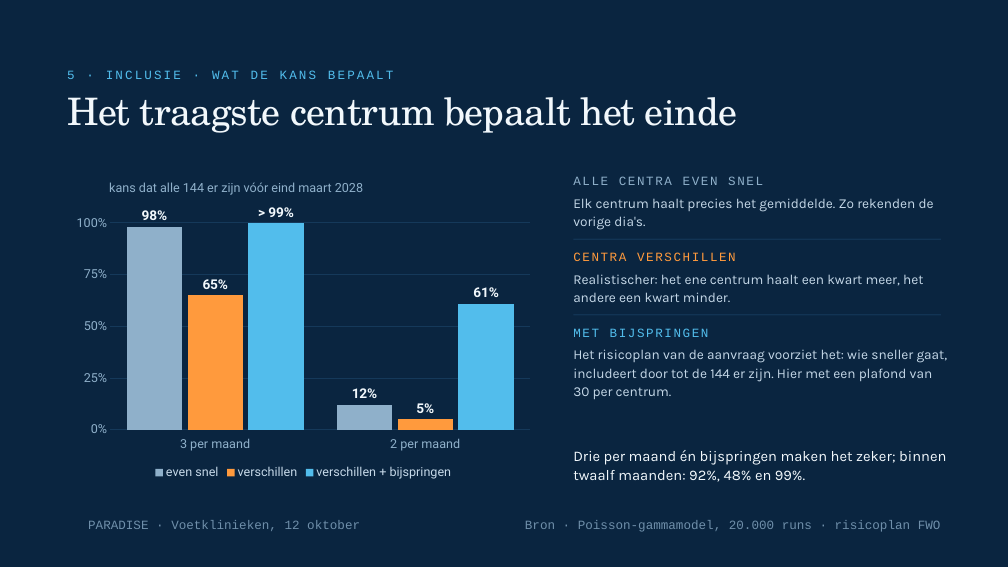
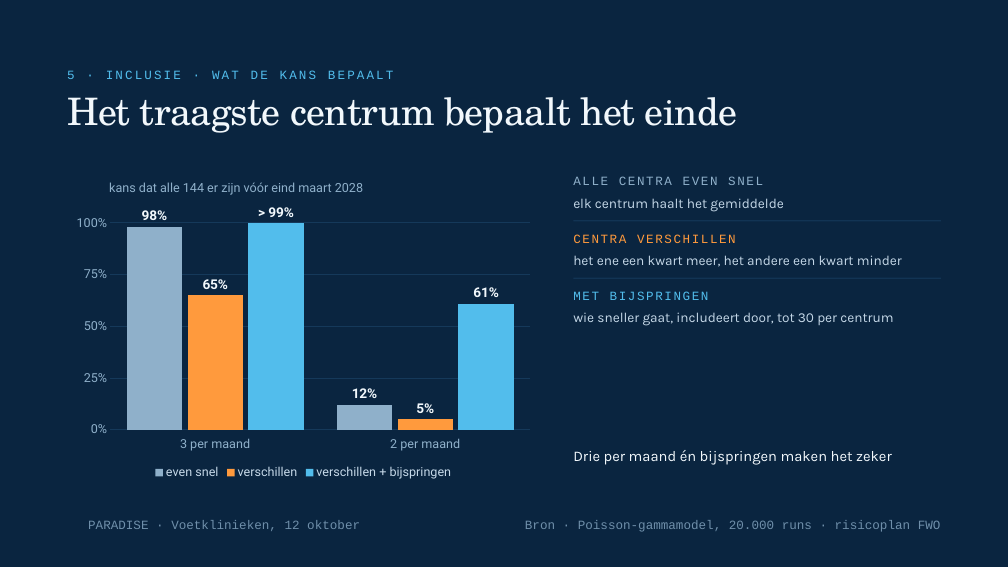
Before and after one commit to Dellfs/paradise-project, a slide deck: slide 19 of PARADISE_presentatie/webdecks/PARADISE_voetklinieken_12okt.pptx. Drawn at 1008x567 pixels with LibreOffice and Linux fonts; fonts in the diff are those of the drawing; background and template pictures are left out. Boxes give left, top, right and bottom in pixels: in the first picture for what was removed or moved away, otherwise in the second. Text is boxed around its words. In the diff, an @@ line names an element or a change of style, - is before the commit and + after.

```diff
--- a/PARADISE_presentatie/webdecks/PARADISE_voetklinieken_12okt.pptx
+++ b/PARADISE_presentatie/webdecks/PARADISE_voetklinieken_12okt.pptx
@@ text at [573,198,784,212]: text changed @@
-Elk centrum haalt precies het gemiddelde. Zo rekenden de vorige dia's.
+elk centrum haalt het gemiddelde
@@ text "CENTRA VERSCHILLEN": place and size @@
-text "CENTRA VERSCHILLEN" at [573,252,736,261]
+text "CENTRA VERSCHILLEN" at [573,234,736,243]
@@ rectangle: place and size @@
-rectangle at [573,239,941,240]
+rectangle at [573,221,941,222]
@@ text at [573,255,902,267]: text changed @@
-Realistischer: het ene centrum haalt een kwart meer, het andere een kwart minder.
+het ene een kwart meer, het andere een kwart minder
@@ text "MET BIJSPRINGEN": place and size @@
-text "MET BIJSPRINGEN" at [573,328,709,337]
+text "MET BIJSPRINGEN" at [573,291,709,300]
@@ rectangle: place and size @@
-rectangle at [573,315,941,315]
+rectangle at [573,278,941,278]
@@ text at [573,312,893,326]: text changed @@
-Het risicoplan van de aanvraag voorziet het: wie sneller gaat, includeert door tot de 144 er zijn. Hier met een plafond van 30 per centrum.
+wie sneller gaat, includeert door, tot 30 per centrum
@@ text at [573,450,892,465]: text changed @@
-Drie per maand én bijspringen maken het zeker; binnen twaalf maanden: 92%, 48% en 99%.
+Drie per maand én bijspringen maken het zeker
```
Also in this commit, not shown: 17 other slides changed, 2 other files.
